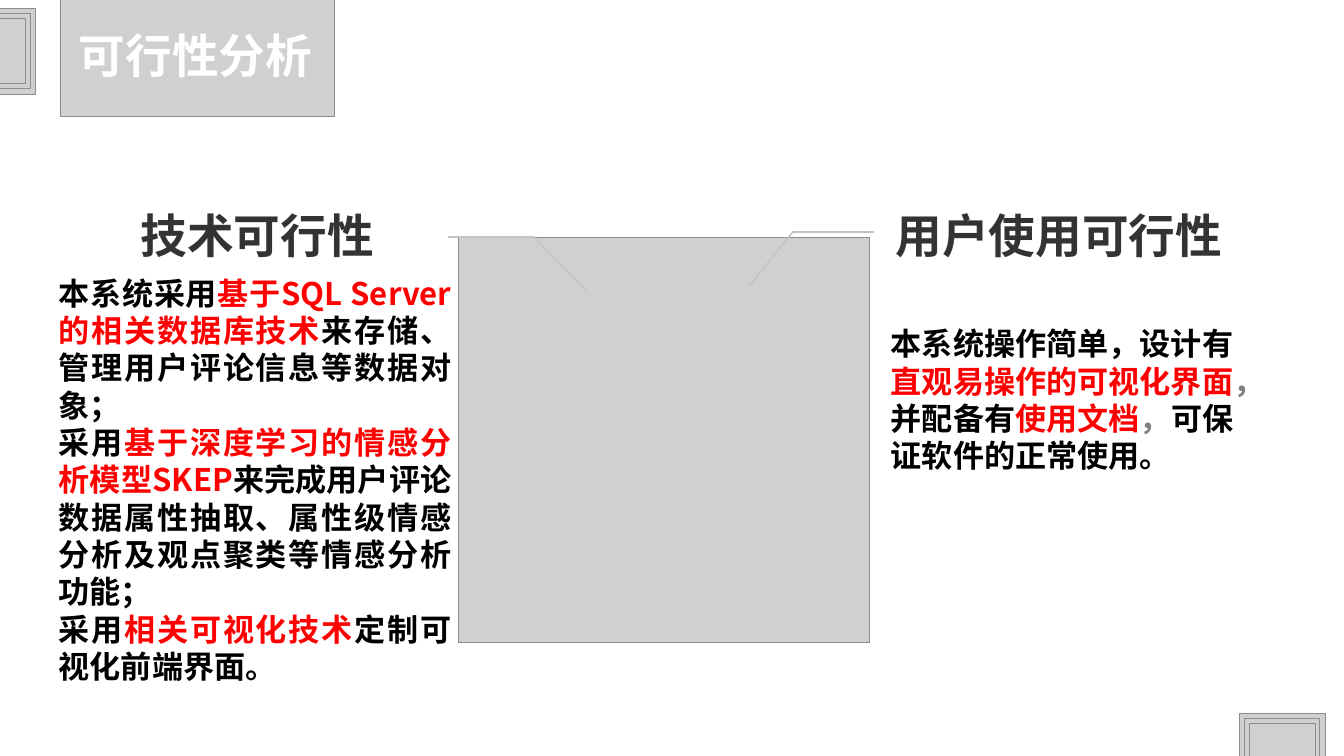
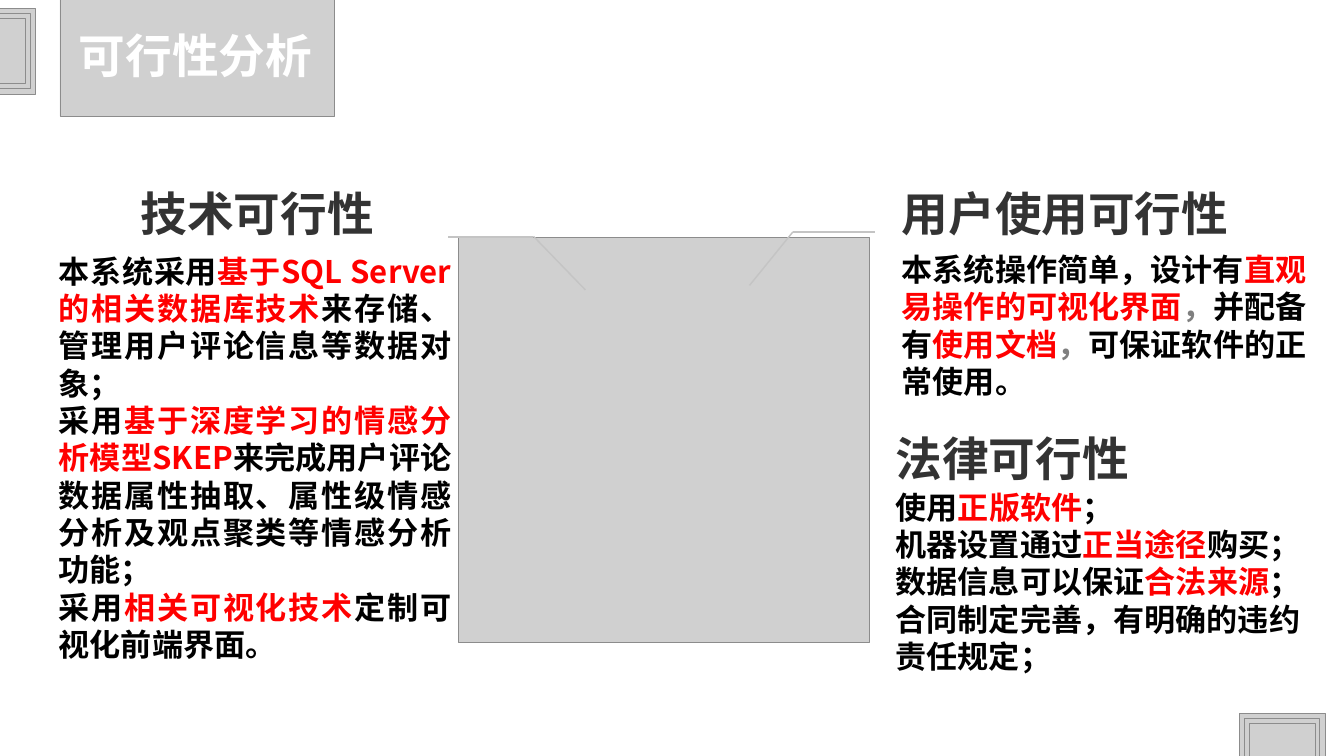
Before and after one commit to HJHGJGHHG/Sentiment-Analysis-System, a slide deck: slide 11 of 文档/PPT.pptx (slide 31 before the commit). Drawn at 1344x756 pixels with LibreOffice and Linux fonts; fonts in the diff are those of the drawing; grey boxes stand for pictures; background and template pictures are left out. Boxes give left, top, right and bottom in pixels: in the first picture for what was removed or moved away, otherwise in the second. Text is boxed around its words. In the diff, an @@ line names an element or a change of style, - is before the commit and + after.

Commit message:
更新文档

```diff
--- a/文档/PPT.pptx
+++ b/文档/PPT.pptx
@@ text "技术可行性": place and size @@
-text "技术可行性" at [140, 213, 373, 258]
+text "技术可行性" at [140, 191, 373, 236]
@@ text "用户使用可行性": place and size @@
-text "用户使用可行性" at [896, 213, 1223, 258]
+text "用户使用可行性" at [902, 191, 1229, 236]
@@ text "本系统操作简单，设计有直观易操作的可视化界面，并配备有使用文档，可保证软件的正常使用。" rewrapped from [891, 328, 1265, 470] to [902, 254, 1307, 396] @@
@@ text "本系统采用基于SQL Server的相关数据库技术来存储、管理用户评论信息等数据对象；": place and size @@
-text "本系统采用基于SQL Server的相关数据库技术来存储、管理用户评论信息等数据对象；" at [59, 278, 452, 681]
+text "本系统采用基于SQL Server的相关数据库技术来存储、管理用户评论信息等数据对象；" at [59, 256, 452, 659]
@@ text added at [896, 436, 1129, 481], 48 pt, text #333333, bold @@
+法律可行性
@@ text added at [896, 492, 1301, 674], 32 pt, text #000000, bold @@
+使用正版软件；
+机器设置通过正当途径购买；
+数据信息可以保证合法来源；合同制定完善，有明确的违约责任规定；
```
Also in this commit, not shown: 3 other slides changed, 3 other files.
